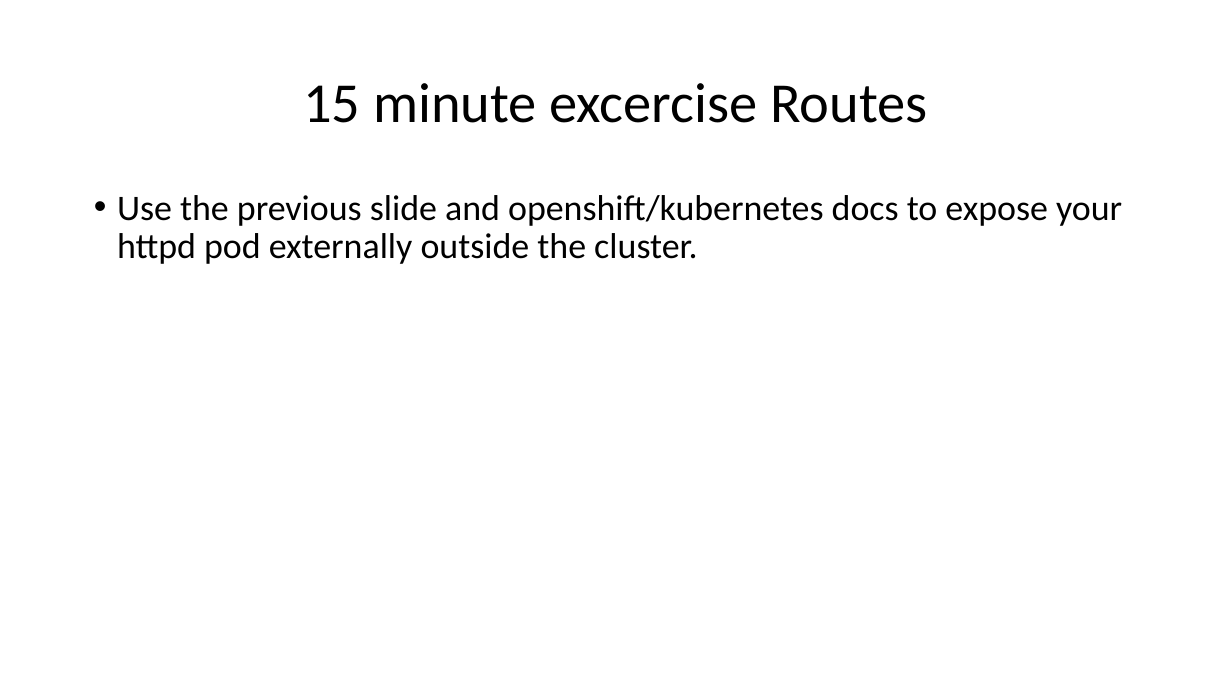
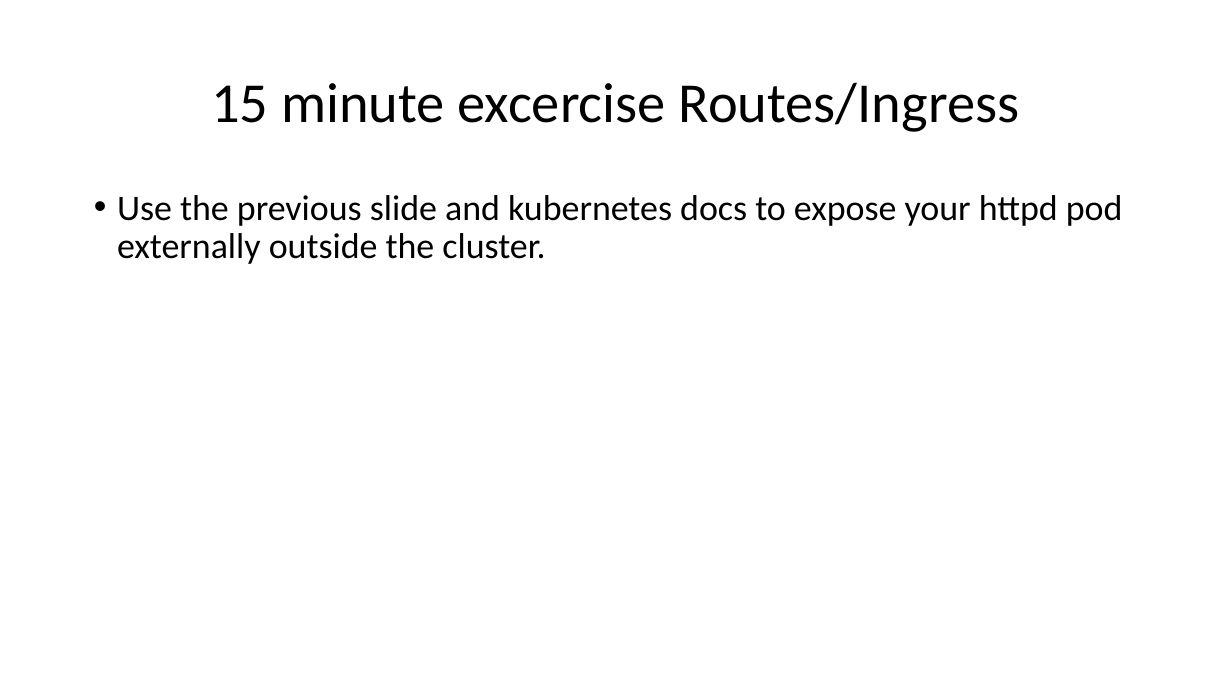
Before and after one commit to msvensso/consid-ckad, a slide deck: slide 39 of session-1/session-1.pptx (slide 40 before the commit). Drawn at 1232x693 pixels with LibreOffice and Linux fonts; fonts in the diff are those of the drawing. Boxes give left, top, right and bottom in pixels: in the first picture for what was removed or moved away, otherwise in the second. Text is boxed around its words. In the diff, an @@ line names an element or a change of style, - is before the commit and + after.

```diff
--- a/session-1/session-1.pptx
+++ b/session-1/session-1.pptx
@@ title at bbox=[211, 82, 1020, 132]: text changed @@
-15 minute excercise Routes
+15 minute excercise Routes/Ingress
@@ text at bbox=[117, 195, 1123, 264]: text changed @@
-• Use the previous slide and openshift/kubernetes docs to expose your httpd pod externally outside the cluster.
+• Use the previous slide and kubernetes docs to expose your httpd pod externally outside the cluster.
```
Also in this commit, not shown: 4 other slides changed, 2 slides removed, 1 other file.
